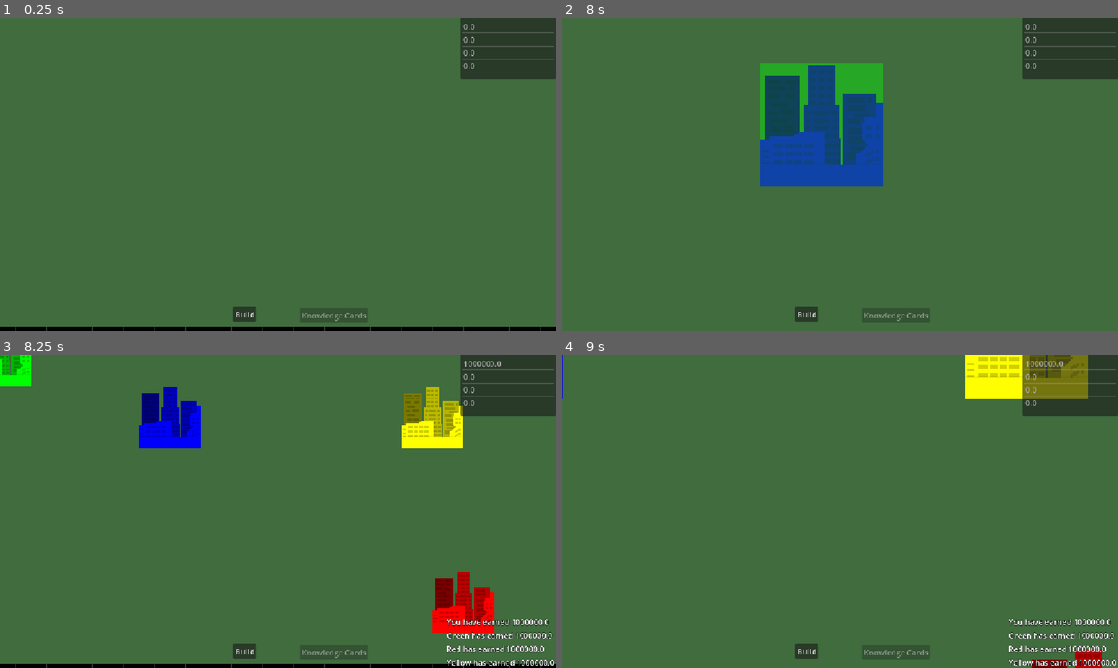
Above: before the commit, frames 1-4 (two rows, left to right).
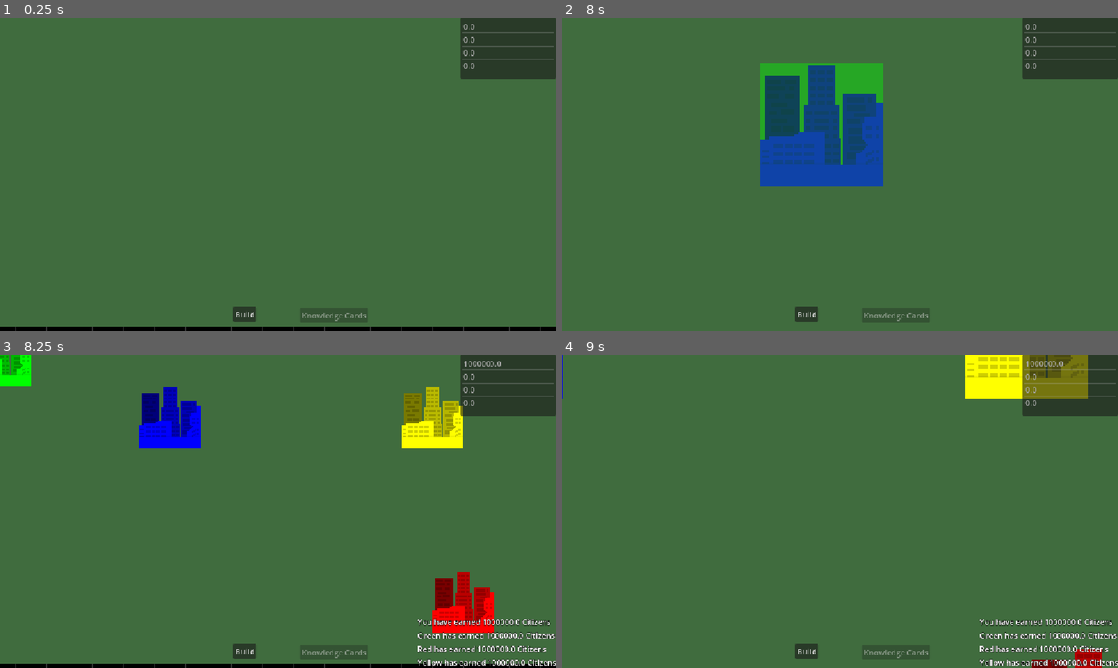
Above: after the commit, the same moments.

Repository: CarlinoCalogero/architect-of-intelligence-board-game
Game: Godot game, scene res://levels/board.tscn
Same seed, same stepped clock (60 frames per second), same inputs: the game is played once before the commit and once after it.
Inputs (mouse positions are in pixels of both pictures, inside the frame that each line leads up to):
- Up to frame 1 (0.25 s): no input
- Up to frame 2 (8 s): click "Build" at 0.5 s; click "Build" at 1.25 s; click "Build" at 2 s; tap Enter at 2.75, 4.25, 5.75 s; move the mouse to (962, 158) at 2.77 s; press the mouse at (962, 158) at 2.78 s; tap Space at 3.5, 5, 6.5 s; move the mouse to (728, 190) at 3.52 s; release the mouse at (728, 190) at 3.53 s; tap Mouse wheel down (scroll_down) at 3.6 s; click (728, 190) at 3.67 s; move the mouse to (895, 105) at 4.27 s; hold Mouse wheel up (scroll_up) 4.28-5.03 s; click (895, 105) at 4.42 s; move the mouse to (812, 237) at 5.02 s; click (812, 237) at 5.1 s; move the mouse to (1006, 221) at 5.77 s; hold Mouse wheel down (scroll_down) 5.78-6.53 s; click (1006, 221) at 5.92 s; move the mouse to (673, 127) at 6.52 s; tap Mouse wheel up (scroll_up) at 6.6 s; click (673, 127) at 6.67 s; move the mouse to (867, 174) at 7.27 s; press the mouse at (867, 174) at 7.28 s
- Up to frame 3 (8.25 s): move the mouse to (194, 433) at 8.02 s; release the mouse at (194, 433) at 8.03 s; tap Mouse wheel down (scroll_down) at 8.1 s; click (194, 433) at 8.17 s
- Up to frame 4 (9 s): move the mouse to (962, 495) at 8.77 s; hold Mouse wheel up (scroll_up) from 8.78 s (still down); click (962, 495) at 8.92 s

Frames 1-2 are identical in both runs. In frame 3, 1.4% of the frame differs, in the area x 75-100%, y 84-100%; in frame 4, 1.4%.

Commit message:
still working on harvest resource turn phase

Diff:
--- a/definitions/structure_resources/city.tres
+++ b/definitions/structure_resources/city.tres
@@ -46,6 +46,8 @@
 resource_type = ExtResource("4_lodwt")
 number_of_dice_to_roll = 2
 multiplier_value = 10.0
+is_single_formula_for_all_structures_of_same_type = true
+single_formula_for_all_structures_of_same_type_sum_multiplier_resource_type = ExtResource("5_rju2x")
 metadata/_custom_type_script = "uid://ck6fuemortsgr"
 
 [resource]
--- a/domain/game_resource_formula.gd
+++ b/domain/game_resource_formula.gd
@@ -5,3 +5,5 @@
 @export var base_value: float
 @export var number_of_dice_to_roll: int
 @export var multiplier_value: float
+@export var is_single_formula_for_all_structures_of_same_type: bool = false
+@export var single_formula_for_all_structures_of_same_type_sum_multiplier_resource_type: GameResource
--- a/managers/game_manager.gd
+++ b/managers/game_manager.gd
@@ -98,6 +98,9 @@
 func get_current_player_resources() -> Dictionary[String, float]:
 	return game_state_manager.get_player_resources(current_player_index)
 
+func get_current_player_resource_from_key(resource_key: String) -> float:
+	return game_state_manager.get_player_resources_from_key(current_player_index, resource_key)
+
 func get_current_player_knowledge_cards() -> Array[KnowledgeCardResource]:
 	return game_state_manager.get_player_knowledge_cards(current_player_index)
 
@@ -300,7 +303,10 @@
 	if local_player_index != current_player_index:
 		var player_color: PlayerColorResource = game_state_manager.get_player_color(current_player_index)
 		player_text = str(player_color.name) + " has"
-	var notification_text: String = player_text + " earned " + str(new_value) + " " + str(game_resource.unit_of_measurement)
+	var unit_of_measurement: String = str(game_resource.unit_of_measurement)
+	if unit_of_measurement.is_empty():
+		unit_of_measurement = game_resource.name
+	var notification_text: String = player_text + " earned " + str(new_value) + " " + unit_of_measurement
 	emit_signal("push_notification_requested", notification_text)
 
 func on_dice_rolled(rolls: Array[int]):
--- a/managers/game_state_manager.gd
+++ b/managers/game_state_manager.gd
@@ -23,6 +23,9 @@
 func get_player_resources(player_index: int) -> Dictionary[String, float]:
 	return players[player_index].get_game_resources()
 
+func get_player_resources_from_key(player_index: int, resource_key: String) -> float:
+	return players[player_index].get_game_resources_from_key(resource_key)
+
 func get_player_last_built_structure_type(player_index: int) -> StructureResource:
 	return players[player_index].get_last_built_structure_type()
 
--- a/managers/player_state_manager.gd
+++ b/managers/player_state_manager.gd
@@ -21,6 +21,11 @@
 
 func get_game_resources() -> Dictionary[String, float]:
 	return player_resources
+
+func get_game_resources_from_key(resource_key: String) -> float:
+	if not player_resources.has(resource_key):
+		return 0.0
+	return player_resources[resource_key]
 
 func get_last_built_structure_type() -> StructureResource:
 	return last_built_structure_type
--- a/managers/turn_manager.gd
+++ b/managers/turn_manager.gd
@@ -23,12 +23,12 @@
 func _harvest_resources_phase():
 	print("Harvesting resources...")
 	_build_harvest_queue()
+	_do_harvest_resource()
 
+func _do_harvest_resource():
 	var harvest_action: HarvestAction = harvest_queue.front()
-	if GameManager.is_local_player_playing():
-		var dice_amount: int = harvest_action.formula.number_of_dice_to_roll
-		GameManager.roll_dice(dice_amount)
-		pass
+	var dice_amount: int = harvest_action.formula.number_of_dice_to_roll
+	GameManager.roll_dice(dice_amount)
 
 func _build_harvest_queue() -> void:
 	harvest_queue.clear()
@@ -36,11 +36,34 @@
 	var player_built_structures: Dictionary[String, Array] = GameManager.get_current_player_built_structure()
 	for structure_type_key in player_built_structures:
 		var current_type_structure_built_structures_list: Array = player_built_structures[structure_type_key]
-		for buit_structure_data in current_type_structure_built_structures_list:
+
+		for buit_structure_data_index in range(current_type_structure_built_structures_list.size()):
+			var buit_structure_data: BuiltData = current_type_structure_built_structures_list[buit_structure_data_index]
 			var structure: StructureResource = buit_structure_data.structure
 			for harvest_formula in structure.turn_production:
-				harvest_queue.append(HarvestAction.new(structure, harvest_formula))
+				var harvest_action: HarvestAction = HarvestAction.new(structure, harvest_formula)
+				# if harvest is not due to single structure but by the "sum" of the structures
+				# we only add the harvest action at the end
+				if harvest_formula.is_single_formula_for_all_structures_of_same_type:
+					if buit_structure_data_index == current_type_structure_built_structures_list.size() - 1:
+						harvest_queue.append(harvest_action)
+				else:
+					harvest_queue.append(harvest_action)
 
 func dice_rolled(rolls: Array[int]):
-	print("magica doremi, sinfony melody")
-	pass
+	if TurnPhase.HARVEST_RESOURCES:
+		var harvest_action: HarvestAction = harvest_queue.pop_front()
+		var harvest_formula: GameResourceFormula = harvest_action.formula
+		var dice_sum: int = rolls.reduce(func(accum, number): return accum + number, 0)
+		var new_value: float = dice_sum
+		# if harvest is not due to single structure but by the "sum" of the structures
+		# we multiply here the resource
+		if harvest_formula.is_single_formula_for_all_structures_of_same_type:
+			var resource_type_key: String = harvest_formula.single_formula_for_all_structures_of_same_type_sum_multiplier_resource_type.name
+			new_value *= GameManager.get_current_player_resource_from_key(resource_type_key)
+		new_value *=  harvest_formula.multiplier_value
+		GameManager.update_current_player_resource(harvest_formula.resource_type, new_value)
+
+		if not harvest_queue.is_empty():
+			_do_harvest_resource()
+		return
